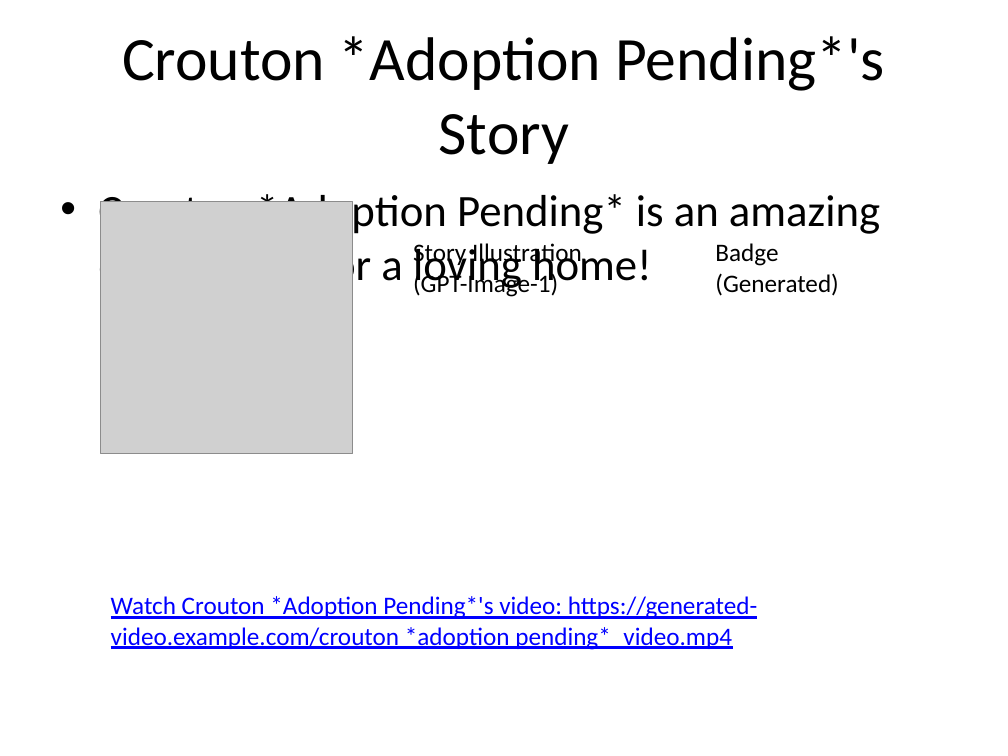
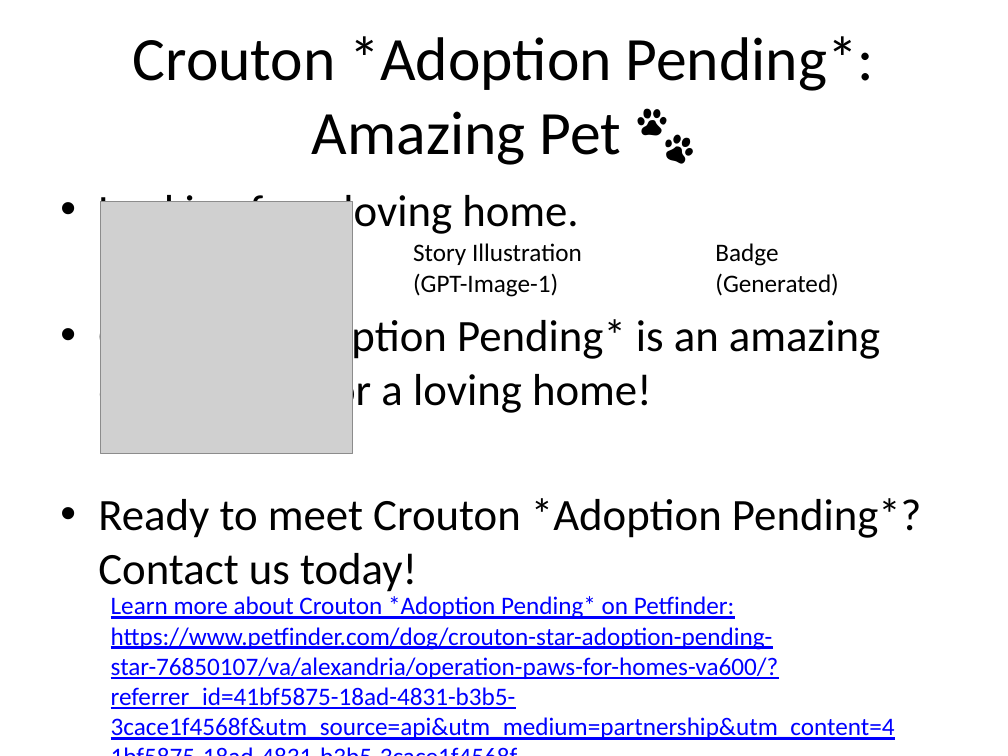
Before and after one commit to SomethingGoodLLC/PawPromote, a slide deck: slide 6 of pet_adoption_agents/alexandria_pets_presentation.pptx. Drawn at 1008x756 pixels with LibreOffice and Linux fonts; fonts in the diff are those of the drawing; grey boxes stand for pictures. Boxes give left, top, right and bottom in pixels: in the first picture for what was removed or moved away, otherwise in the second. Text is boxed around its words. In the diff, an @@ line names an element or a change of style, - is before the commit and + after.

```diff
--- a/pet_adoption_agents/alexandria_pets_presentation.pptx
+++ b/pet_adoption_agents/alexandria_pets_presentation.pptx
@@ title at (133, 36, 874, 165): text changed @@
-Crouton *Adoption Pending*'s Story
+Crouton *Adoption Pending*: Amazing Pet 🐾
@@ text at (98, 189, 578, 238): paragraph added @@
+• Looking for a loving home.
@@ text at (98, 498, 922, 592): paragraph added @@
+• Ready to meet Crouton *Adoption Pending*? Contact us today!
@@ text at (111, 596, 895, 740): text changed @@
-Watch Crouton *Adoption Pending*'s video: https://generated-video.example.com/crouton *adoption pending*_video.mp4
+Learn more about Crouton *Adoption Pending* on Petfinder: https://www.petfinder.com/dog/crouton-star-adoption-pending-star-76850107/va/alexandria/operation-paws-for-homes-va600/?referrer_id=41bf5875-18ad-4831-b3b5-3cace1f4568f&utm_source=api&utm_medium=partnership&utm_content=41bf5875-18ad-4831-b3b5-3cace1f4568f
```
Also in this commit, not shown: 4 other slides changed, 3 other files.
